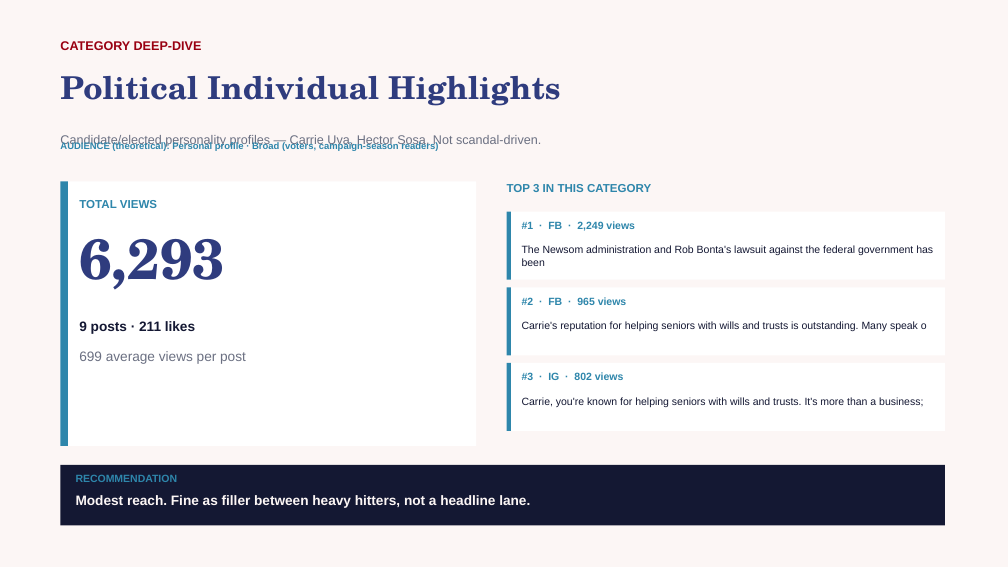
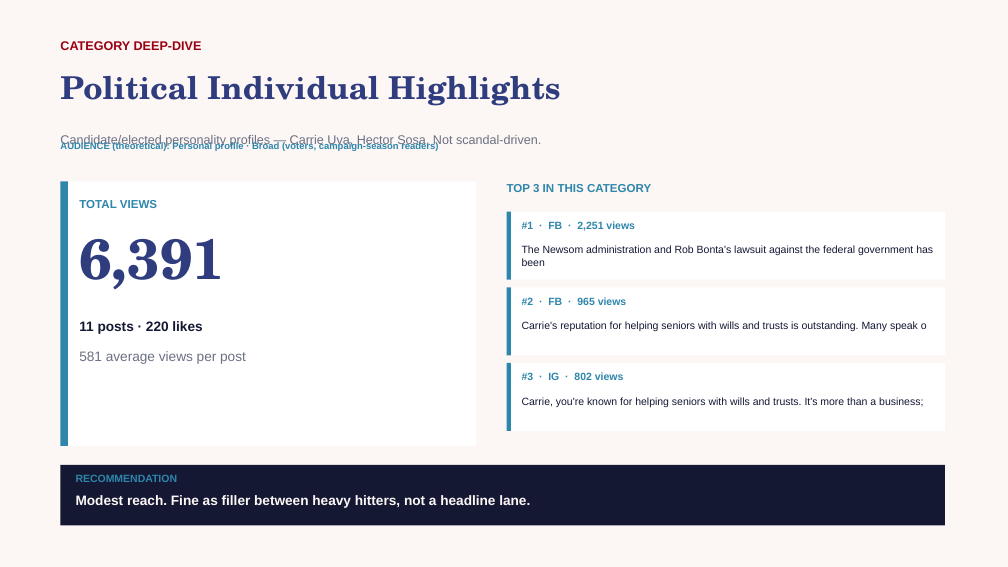
Before and after one commit to zvmmer/talking-downey-kpis, a slide deck: slide 16 of SPONSOR_CONTENT_REPORT.pptx. Drawn at 1008x567 pixels with LibreOffice and Linux fonts; fonts in the diff are those of the drawing. Boxes give left, top, right and bottom in pixels: in the first picture for what was removed or moved away, otherwise in the second. Text is boxed around its words. In the diff, an @@ line names an element or a change of style, - is before the commit and + after.

```diff
--- a/SPONSOR_CONTENT_REPORT.pptx
+++ b/SPONSOR_CONTENT_REPORT.pptx
@@ text at (79, 239, 225, 290): text changed @@
-6,293
+6,391
@@ text at (522, 221, 635, 231): text changed @@
-#1 · FB · 2,249 views
+#1 · FB · 2,251 views
@@ text at (79, 321, 202, 334): text changed @@
-9 posts · 211 likes
+11 posts · 220 likes
@@ text at (79, 351, 246, 364): text changed @@
-699 average views per post
+581 average views per post
```
Also in this commit, not shown: 11 other slides changed, 5 other files.
